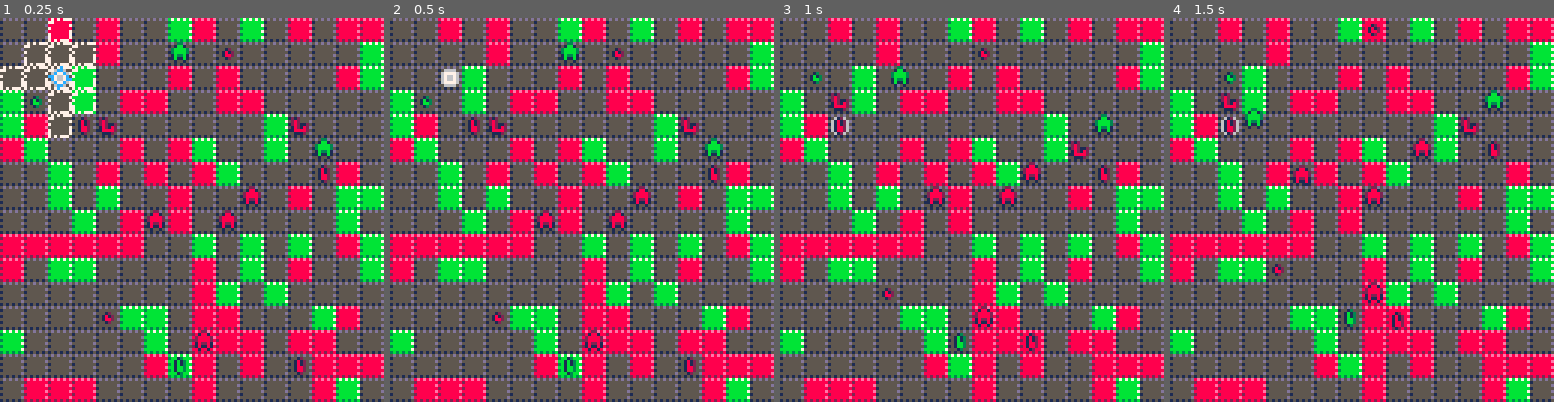
Above: before the commit, frames 1-4 (left to right).
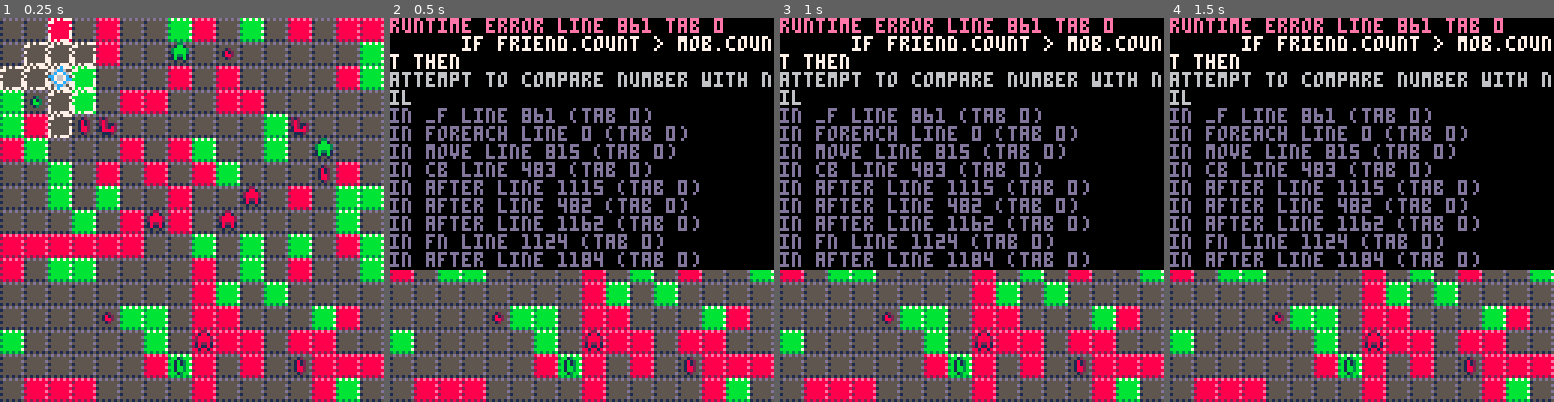
Above: after the commit, the same moments.

Repository: jcwilk/dv_prototype
Game: PICO-8 cartridge divproto.p8
Two runs of this game, one before a commit and one after it. Both use one fixed random seed, a clock stepped at 60 frames per second and the inputs below.
Inputs (mouse positions are in pixels of both pictures, inside the frame that each line leads up to):
- Up to frame 1 (0.25 s): no input
- Up to frame 2 (0.5 s): tap O (Z key) at 0.33 s
- Up to frame 3 (1 s): click (849, 121) at 0.67 s; tap O (Z key) at 0.7 s
- Up to frame 4 (1.5 s): click (1300, 267) at 1.22 s; tap O (Z key) at 1.43 s

Frame 1 is identical in both runs. In frame 2, 65% of the frame differs, in the area x 0-100%, y 0-66%; in frame 3, 66%, in the area x 0-100%, y 0-93%; in frame 4, 66%.
Error after the commit: runtime error line 861 tab 0; if friend.count > mob.count then; attempt to compare number with nil

Commit message:
Make enemies prioritized similarly to mobs
The only difference is that when a player doesn't match the mob color,
the mob will consider it for a target even if player has a lower count

Diff:
--- a/divproto.p8
+++ b/divproto.p8
@@ -285,7 +285,8 @@
  player = {
   x=init_player_x,
   y=init_player_y,
-  col=0
+  col=0,
+  is_player=true
  }
  as_emitter(player)
  //player.emit(10,player.col)
@@ -796,6 +797,14 @@
   local enemy_map={}
   enemy_map[cola1]={}
   enemy_map[colb1]={}
+
+  if player.col != cola1 then
+   add(enemy_map[cola1], player)
+  end
+  if player.col != colb1 then
+   add(enemy_map[colb1], player)
+  end
+
   foreach(all_visible,function(mob)
    if mob.col == cola1 then
     add(enemy_map[colb1], mob)
@@ -826,7 +835,7 @@
     enemy=enemies[e]
     enemy_dist=abs(enemy.x-mob.x)+abs(enemy.y-mob.y)
 
-    if enemy.count > mob.count then
+    if enemy.is_player or enemy.count > mob.count then
      if enemy_dist <= 1 then
       next_to_enemy=true
      end
@@ -871,38 +880,19 @@
 			local targets = {}
 
 			// order of priorities:
-			// enemy/gray player
+			// x enemy/gray player
 			// bigger enemy
-			// bigger friend player
+			// x bigger friend player
 			// bigger friend
 
-			// enemy/gray player
-			if mob.col != player.col and cart_dist <= max_sight then
-			 if cart_dist <= 1 then
-			  return
-			 else
-			  printh("targeting player as enemy")
-			  add(targets,player)
-			 end
-			end
-
-			// bigger enemy
+
+			// bigger enemy or enemy/gray player
 			if #targets == 0 and #nearby_enemies > 0 then
 			 if next_to_enemy then
 			  return
 			 else
 			  printh("targetting enemies")
 			  targets = nearby_enemies
-			 end
-			end
-
-			// bigger friend player
-			if #targets == 0 and mob.col == player.col and mob.count < player.count and cart_dist <= max_sight then
-			 if cart_dist <= 1 then
-			  return
-			 else
-			  printh("targetting player as friend")
-			  add(targets,player)
 			 end
 			end
 
@@ -916,9 +906,9 @@
 			 end
 			end
 
-			// nothing to chase, do nothing
-			// todo - wander?
+			// nothing to chase
 			if #targets == 0 then
+			 // uncomment to disable wandering
 			 //return
 			end
 
